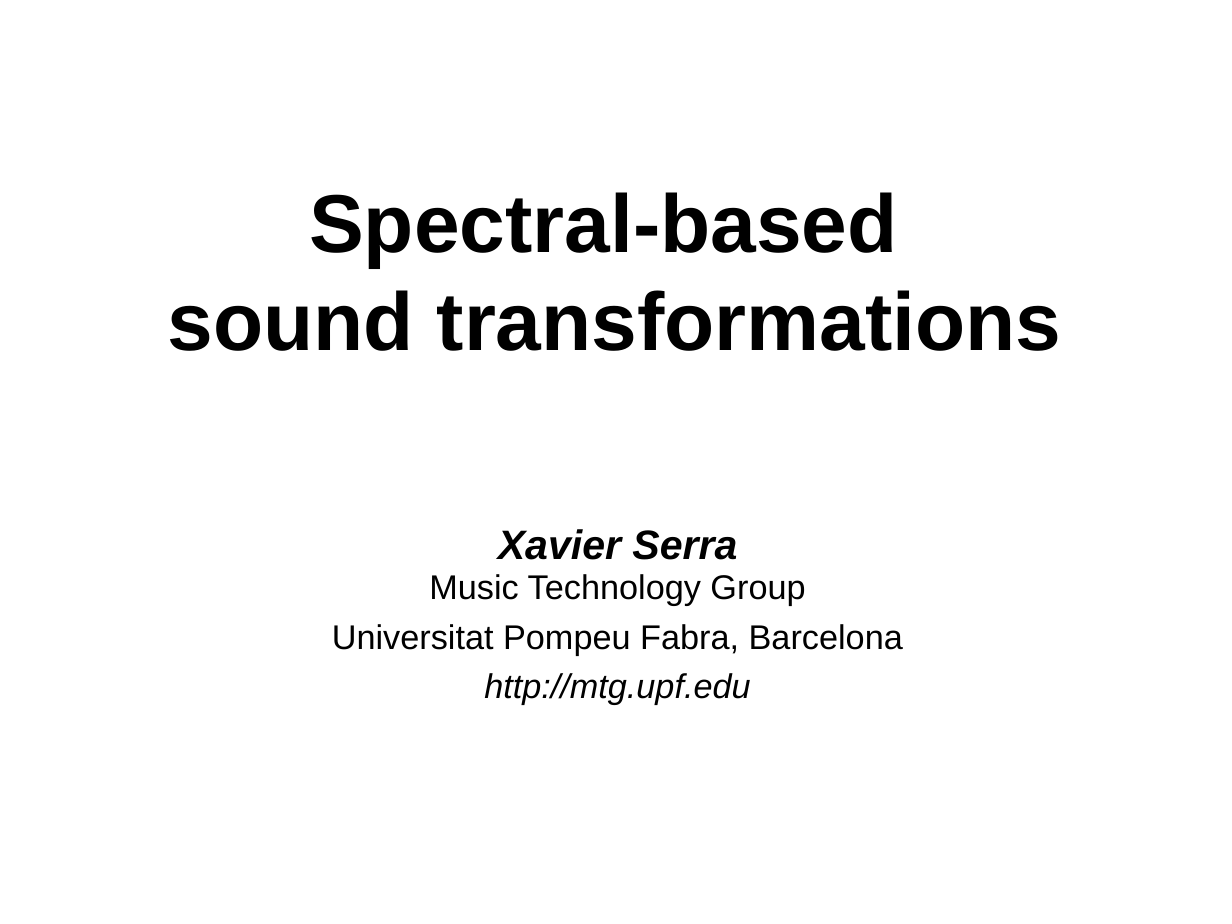
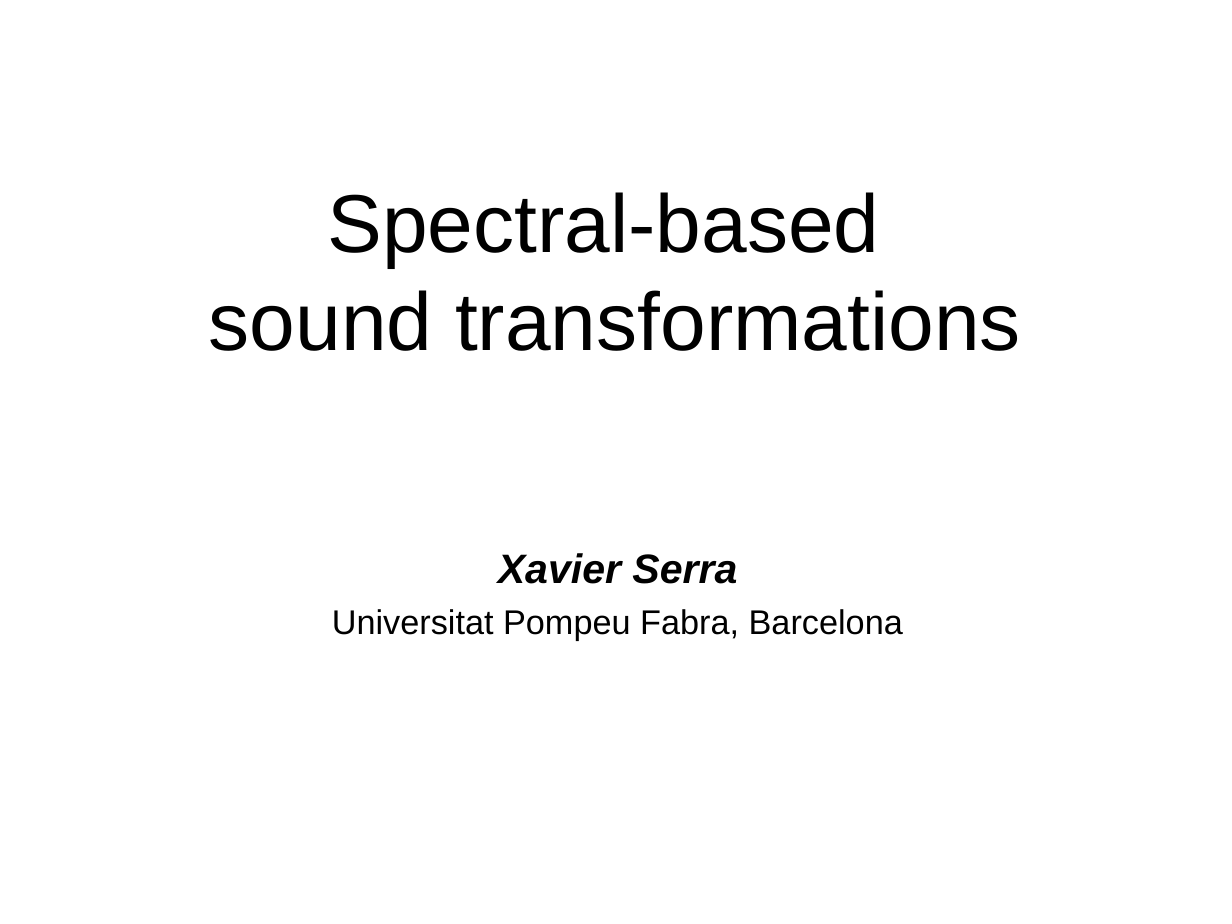
Before and after one commit to MTG/sms-tools, a slide deck: slide 1 of lectures/8-Sound-transformations/Sound-transformations.odp. Drawn at 1232x924 pixels with LibreOffice and Linux fonts; fonts in the diff are those of the drawing. Boxes give left, top, right and bottom in pixels: in the first picture for what was removed or moved away, otherwise in the second. Text is boxed around its words. In the diff, an @@ line names an element or a change of style, - is before the commit and + after.

```diff
--- a/lectures/8-Sound-transformations/Sound-transformations.odp
+++ b/lectures/8-Sound-transformations/Sound-transformations.odp
@@ title "Spectral-based sound transformations" at bbox=[209, 192, 1021, 351]: bold off @@
@@ text "Xavier Serra": place and size @@
-text "Xavier Serra" at bbox=[332, 529, 903, 705]
+text "Xavier Serra" at bbox=[332, 553, 903, 641]
@@ text at bbox=[498, 553, 737, 584]: text changed; size 20 to 24 pt; bold on; italic on @@
-Xavier Serra
-Music Technology Group
+Xavier Serra
@@ text at bbox=[484, 673, 750, 705]: paragraph removed @@
-http://mtg.upf.edu
```
Also in this commit, not shown: 1 other slide changed, 29 other files.
